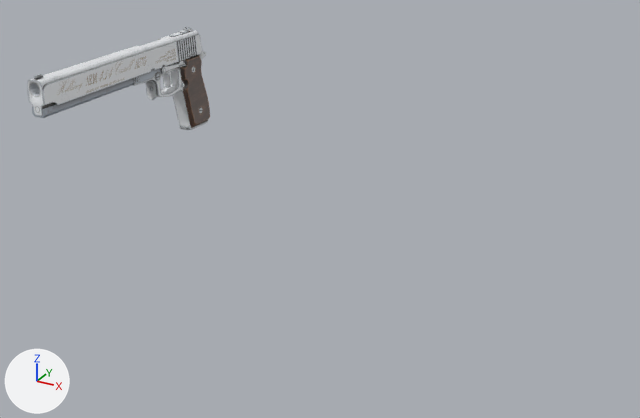
One commit to the Blender file GameData/sourceAssets/pistol_new_.blend: the scene before it, then after it.
The view is the same before and after, from a camera (50 mm lens) standing at (0.906, -1.733, 0.273) and looking at (0.131, -0.325, -0.431). Lighting does not change. The marker at lower left points along +X, +Y and +Z.

The first picture shows 'pistol'.
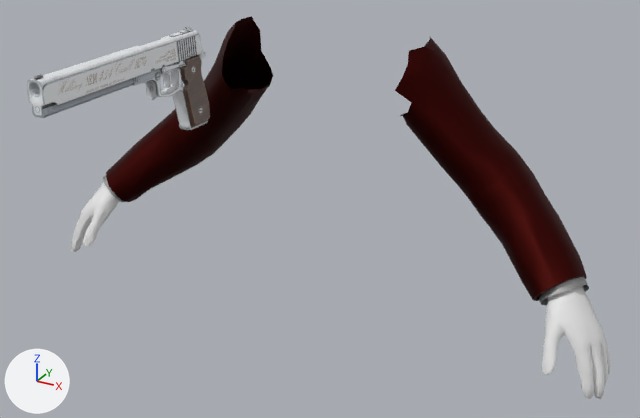
Patch to the scene script:
```diff
--- a/GameData/sourceAssets/pistol_new_.blend.py
+++ b/GameData/sourceAssets/pistol_new_.blend.py
@@ ob_playermodelmerged @@
 ob_playermodelmerged.scale = (0.01, 0.01, 0.01)
-ob_playermodelmerged.hide_set(True)
```

Changed parts and their boxes [x1, y1, x2, y2] in the pictures (640 x 418 px):
'PlayerModelMerged', shown
    after: [71, 16, 611, 399]
